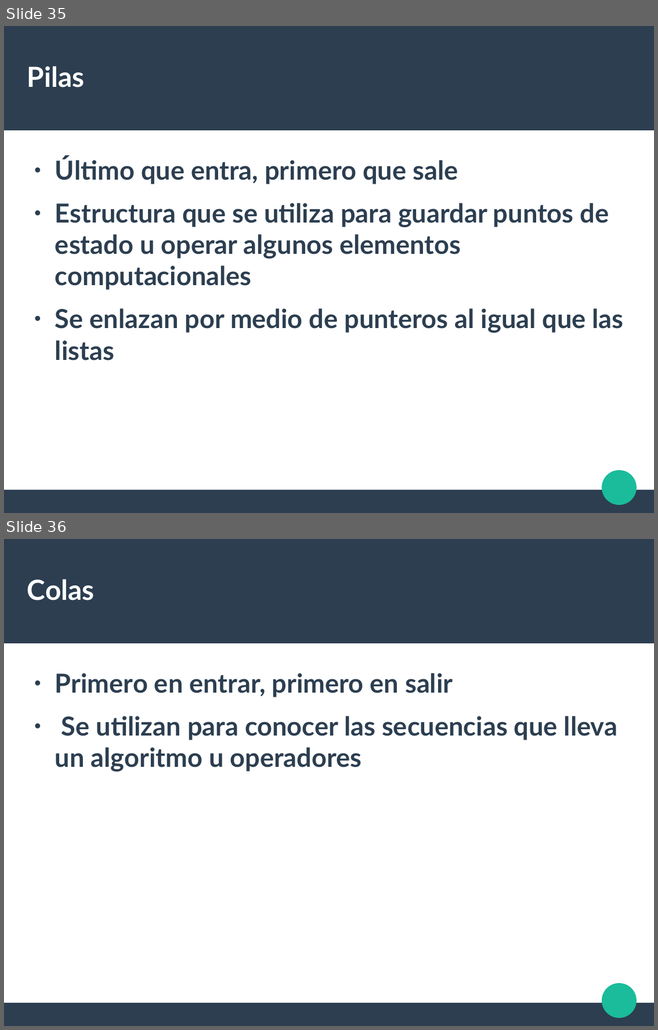
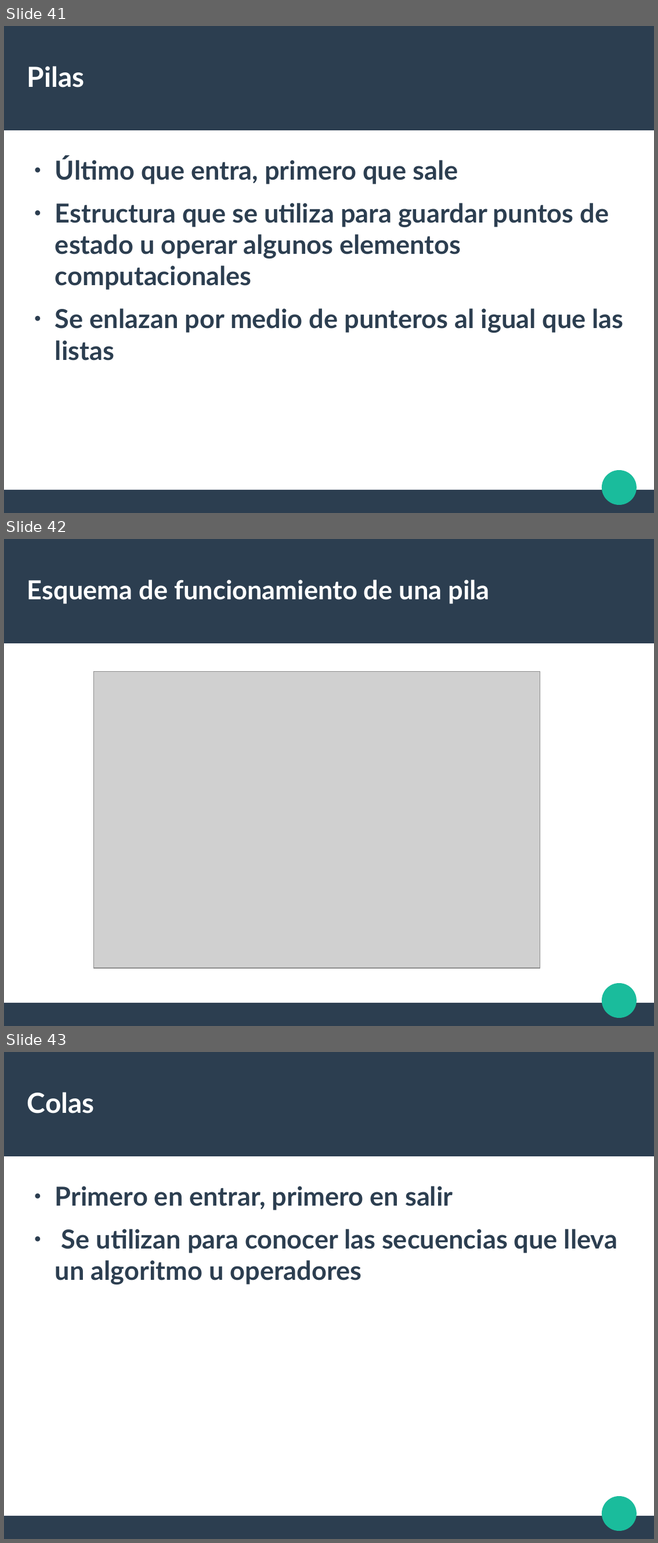
Before and after one commit to liowiki/EDA1-20192, a slide deck: Tema1.odp. Shown one above the other, each under a label of ours: slides 35 and 36 before the commit, slides 41, 42 and 43 after it. The pictures are 658x1030 and 658x1543 pixels, drawn with LibreOffice and Linux fonts; fonts in the diff are those of the drawing; grey boxes stand for pictures. Boxes give left, top, right and bottom in pixels: in the first picture for what was removed or moved away, otherwise in the second. Text is boxed around its words. In the diff, an @@ line names an element or a change of style, - is before the commit and + after.

```diff
--- a/Tema1.odp
+++ b/Tema1.odp
@@ slide 42 added at [4,539,654,1026], background #FFFFFF; not listed: 3 template elements that a slide beside it also shows @@
@@ title added at [27,580,489,604], 32 pt, text #FFFFFF, bold @@
+Esquema de funcionamiento de una pila
@@ picture added at [93,672,540,968] @@
@@ what was slide 35 is now slide 41 @@
@@ what was slide 36 is now slide 43 @@
```
Also in this commit, not shown: 11 other slides added.
